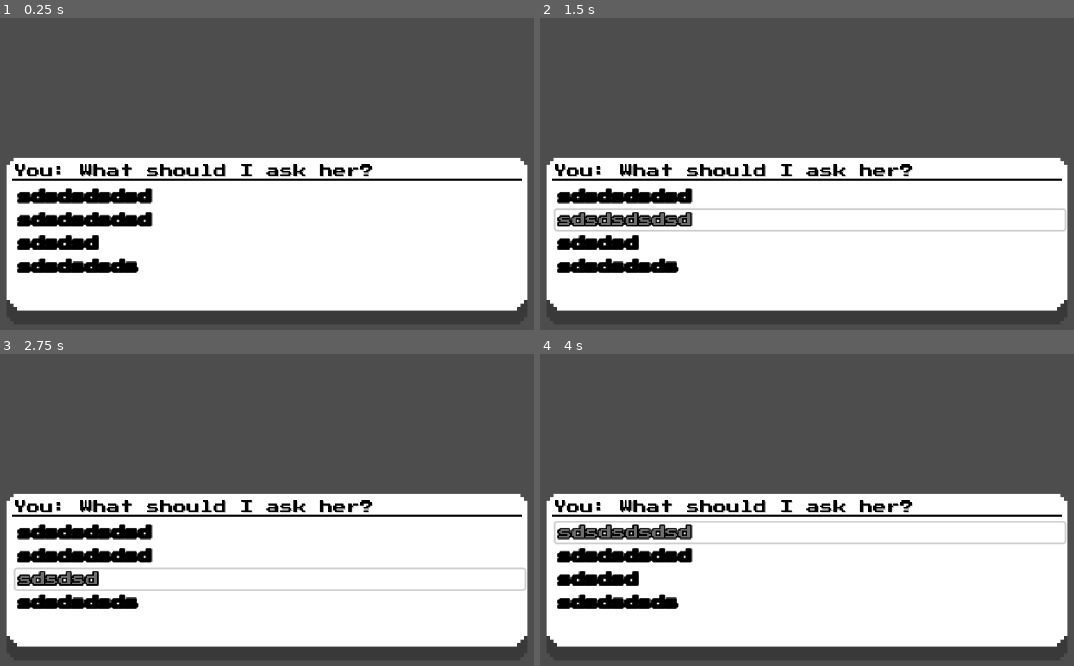
Above: before the commit, frames 1-4 (two rows, left to right).
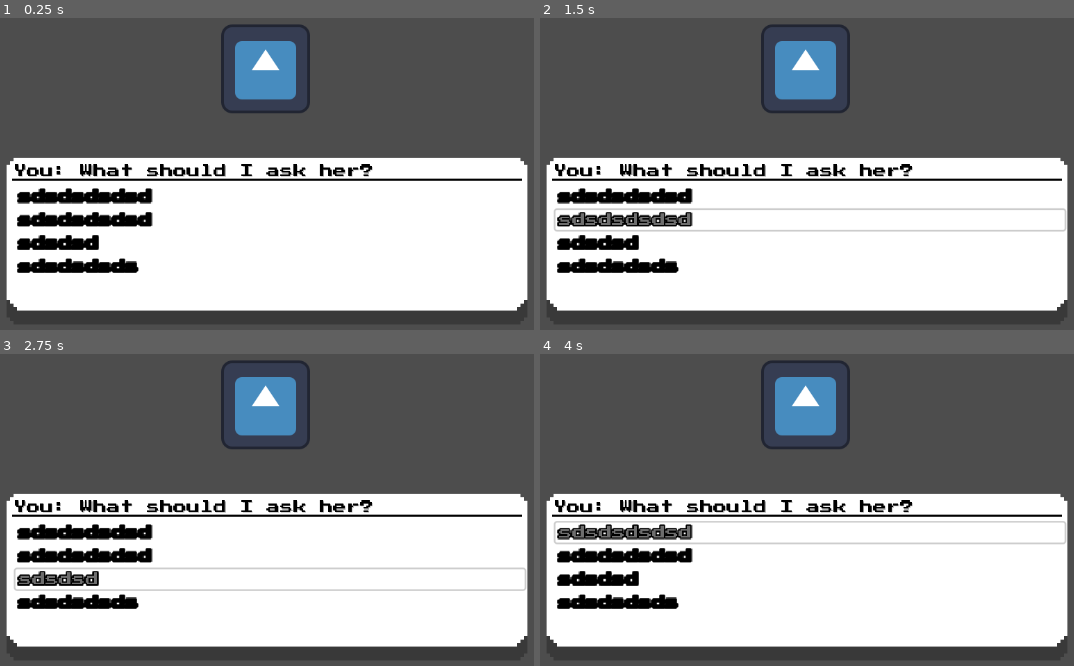
Above: after the commit, the same moments.

Repository: Naton-Cai/Bomb-Dating-Game
Game: Godot game, scene res://UI/Textbox/dating_scene.tscn
The game is run twice, just before and just after one commit, with the same random seed, the same clock (stepped at 60 frames per second) and the same inputs. The engine's default icon, where the game draws it, is replaced by a stand-in: a white triangle on a blue panel in a dark square.
Inputs:
- Up to frame 1 (0.25 s): no input
- Up to frame 2 (1.5 s): click "sdsdsdsdsd" at 0.5 s; click "sdsdsdsdsd" at 1.25 s
- Up to frame 3 (2.75 s): click "sdsdsd" at 2 s
- Up to frame 4 (4 s): click "sdsdsdsds" at 2.75 s; click "sdsdsdsdsd" at 3.5 s

The runs differ from the first frame. In frame 1, 2.8% of the frame differs, in the area x 41-59%, y 1-31%; in frame 2, 2.8%; in frame 3, 2.8%; in frame 4, 2.8%.

Commit message:
added the testbed for godot

Diff:
--- a/Singletons/DialogManager.gd
+++ b/Singletons/DialogManager.gd
@@ -33,7 +33,7 @@
 
 func _unhandled_input(event):
 	if(
-		event.is_action_pressed("advance_dialog") &&
+		#event.is_action_pressed("advance_dialog") &&
 		is_dialog_active &&
 		can_advance_line
 	):
--- a/Test.gd
+++ b/Test.gd
@@ -1,6 +1,6 @@
 extends Sprite2D
 const lines: Array[String] = [
-	"Yo.",
+	"Yo. What are you doing today? What?",
 	"hi?",
 	"Wait."
 ]
--- a/UI/Textbox/Text_box.gd
+++ b/UI/Textbox/Text_box.gd
@@ -17,8 +17,6 @@
 func display_text(text_to_display: String):
 	text = text_to_display
 	label.text = text_to_display
-	size.x = MAX_WIDTH
-	"""
 	await resized
 	custom_minimum_size.x = min(size.x, MAX_WIDTH)
 	if size.x > MAX_WIDTH:
@@ -29,7 +27,7 @@
 
 	global_position.x -= size.x/2
 	global_position.y -= size.y+24
-	"""
+
 	label.text = ""
 	_display_letter()
 
--- a/UI/Textbox/dating_scene.tscn
+++ b/UI/Textbox/dating_scene.tscn
@@ -1,7 +1,14 @@
-[gd_scene load_steps=2 format=3 uid="uid://c7xkdg718y47j"]
+[gd_scene load_steps=4 format=3 uid="uid://c7xkdg718y47j"]
 
 [ext_resource type="PackedScene" uid="uid://dkey7hwe3fsds" path="res://UI/Dialog/dialog.tscn" id="1_g5ci3"]
+[ext_resource type="Texture2D" uid="uid://bu5jo4rneqkvb" path="res://icon.svg" id="2_ufbka"]
+[ext_resource type="Script" path="res://Test.gd" id="3_47ne1"]
 
 [node name="Dating Scene" type="Node2D"]
 
 [node name="Control" parent="." instance=ExtResource("1_g5ci3")]
+
+[node name="Icon" type="Sprite2D" parent="."]
+position = Vector2(574, 272)
+texture = ExtResource("2_ufbka")
+script = ExtResource("3_47ne1")
